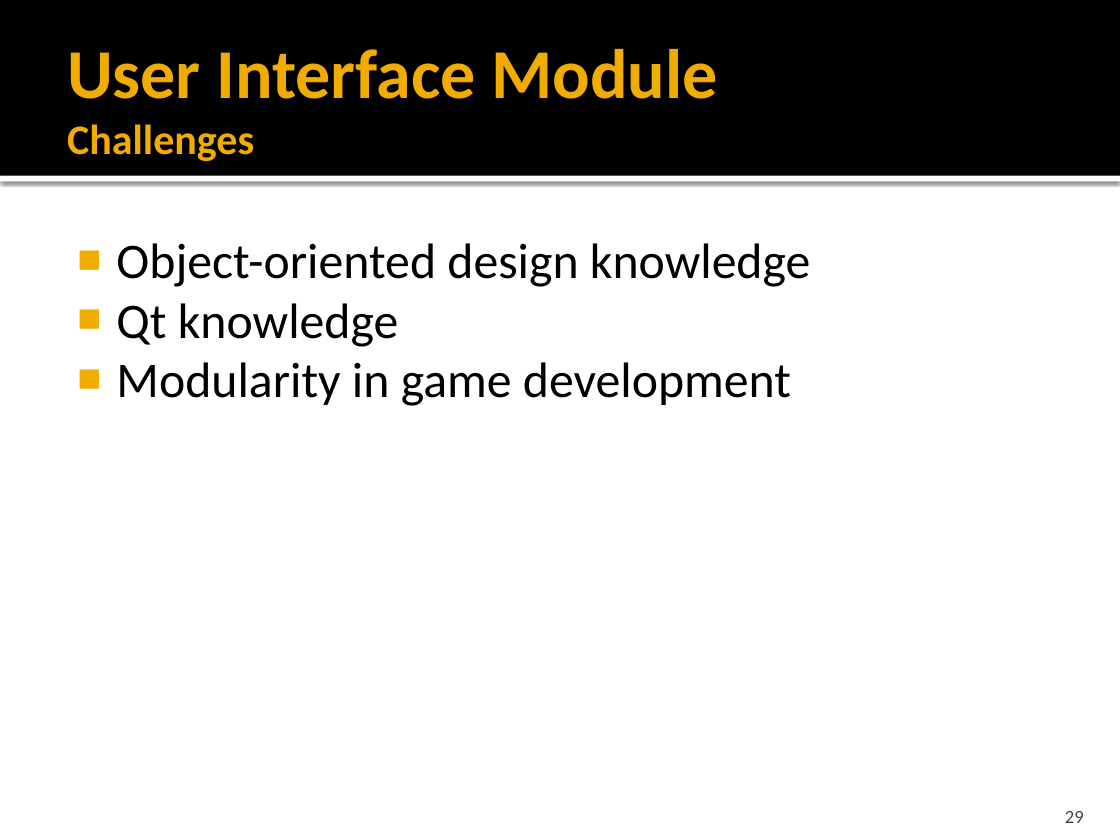
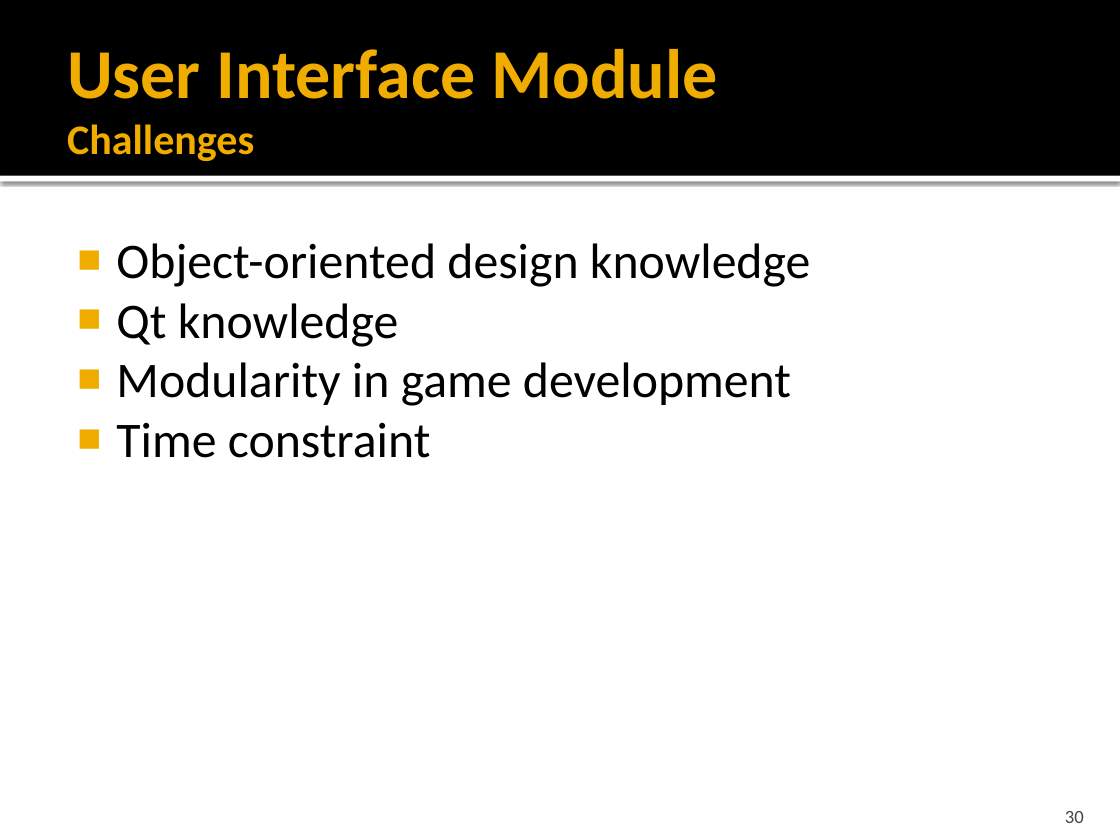
Before and after one commit to idxExtropy/duel-reality, a slide deck: slide 30 of Docs/DUEL REALITY .pptx (slide 29 before the commit). Drawn at 1120x840 pixels with LibreOffice and Linux fonts; fonts in the diff are those of the drawing. Boxes give left, top, right and bottom in pixels: in the first picture for what was removed or moved away, otherwise in the second. Text is boxed around its words. In the diff, an @@ line names an element or a change of style, - is before the commit and + after.

```diff
--- a/Docs/DUEL REALITY .pptx
+++ b/Docs/DUEL REALITY .pptx
@@ text at (x1=116, y1=422, x2=431, y2=458): paragraph added @@
+■ Time constraint
@@ page number at (x1=1065, y1=811, x2=1084, y2=823): text changed @@
-29
+30
```
Also in this commit, not shown: 4 other slides changed, 2 slides added.
